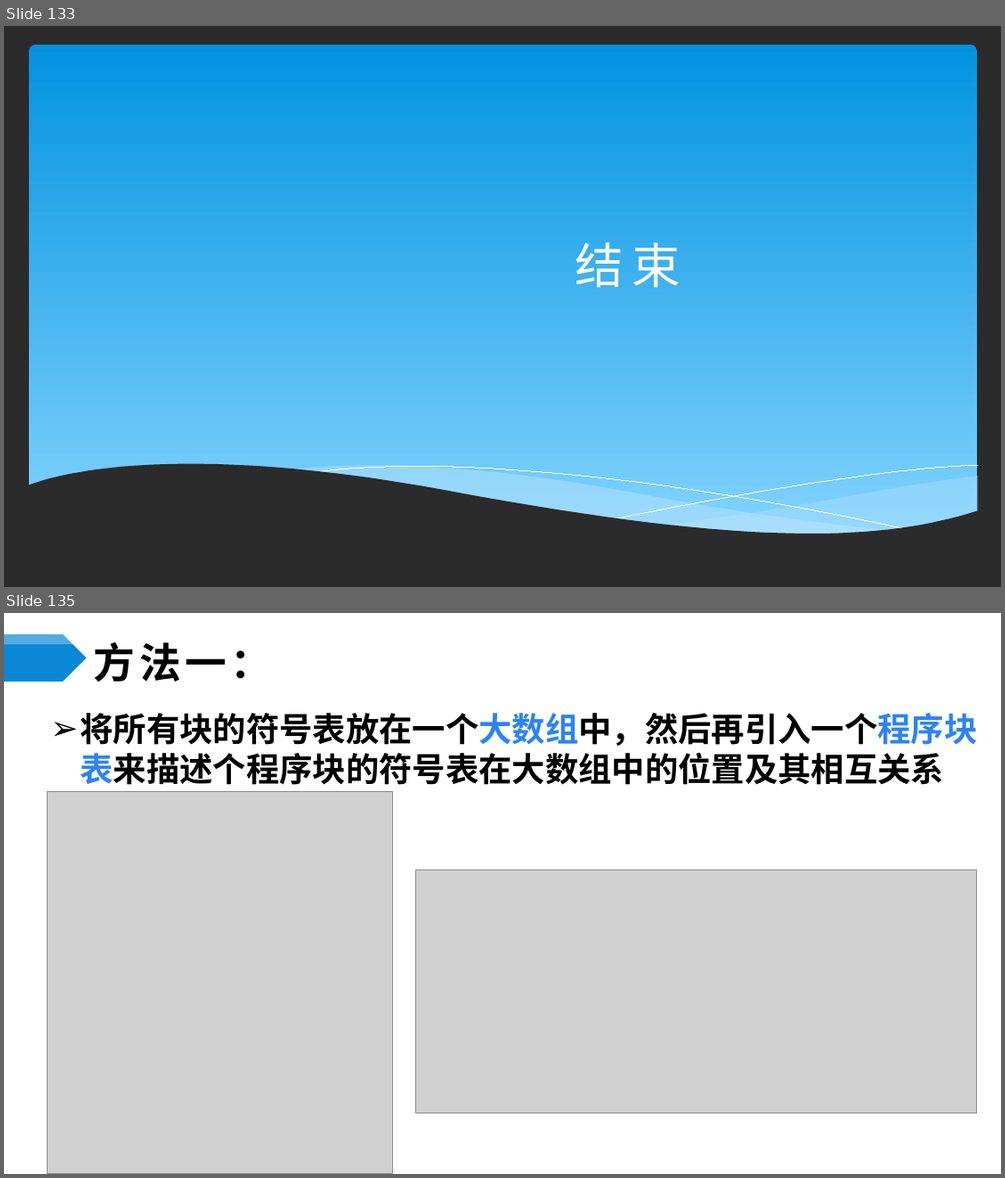
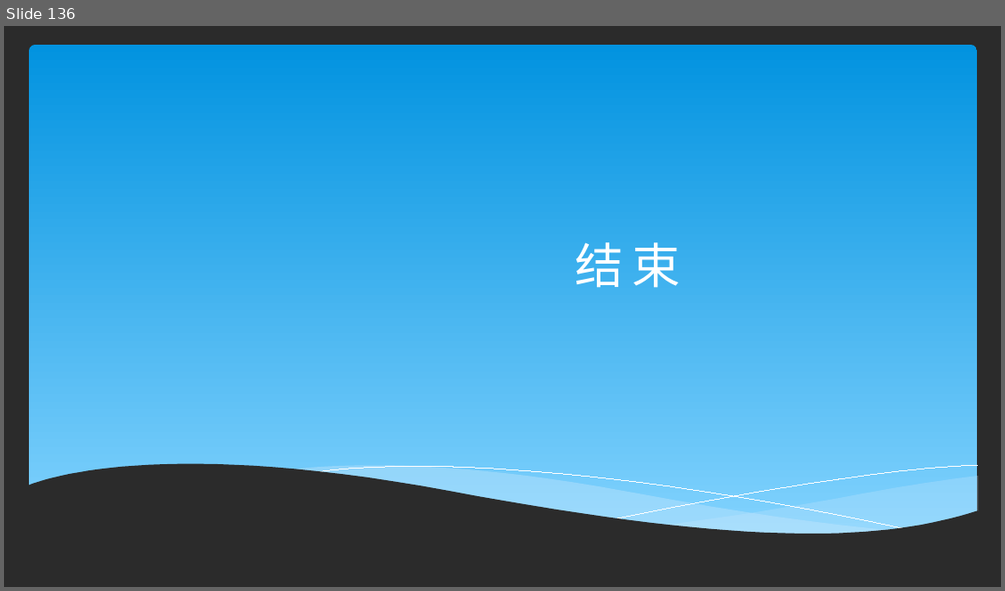
Before and after one commit to ponder-j/HIT-Compilers-Notes, a slide deck: ppts/第7章 运行存储分配.pptx. Shown one above the other, each under a label of ours: slides 133 and 135 before the commit, slide 136 after it; the slides between them are not shown. The pictures are 1005x1178 and 1005x591 pixels, drawn with LibreOffice and Linux fonts; fonts in the diff are those of the drawing; grey boxes stand for pictures; background and template pictures are left out; a plain dark background stands for a picture behind light text. Boxes give left, top, right and bottom in pixels: in the first picture for what was removed or moved away, otherwise in the second. Text is boxed around its words. In the diff, an @@ line names an element or a change of style, - is before the commit and + after.

```diff
--- a/ppts/第7章 运行存储分配.pptx
+++ b/ppts/第7章 运行存储分配.pptx
@@ slide 135 removed at (4, 613, 1001, 1174), background #FFFFFF @@
@@ pentagon arrow removed at (4, 635, 87, 645) @@
@@ pentagon arrow removed at (4, 634, 87, 681) @@
@@ pentagon arrow removed at (4, 635, 87, 645) @@
@@ title removed at (94, 642, 273, 682) @@
-方法一：
@@ text removed at (80, 713, 977, 785) @@
-➢ 将所有块的符号表放在一个大数组中，然后再引入一个程序块表来描述个程序块的符号表在大数组中的位置及其相互关系
@@ picture removed at (48, 791, 392, 1173) @@
@@ picture removed at (416, 869, 976, 1112) @@
@@ what was slide 133 is now slide 136 @@
```
Also in this commit, not shown: 11 slides changed, 2 slides added, 3 other slides removed, 5 other files.
